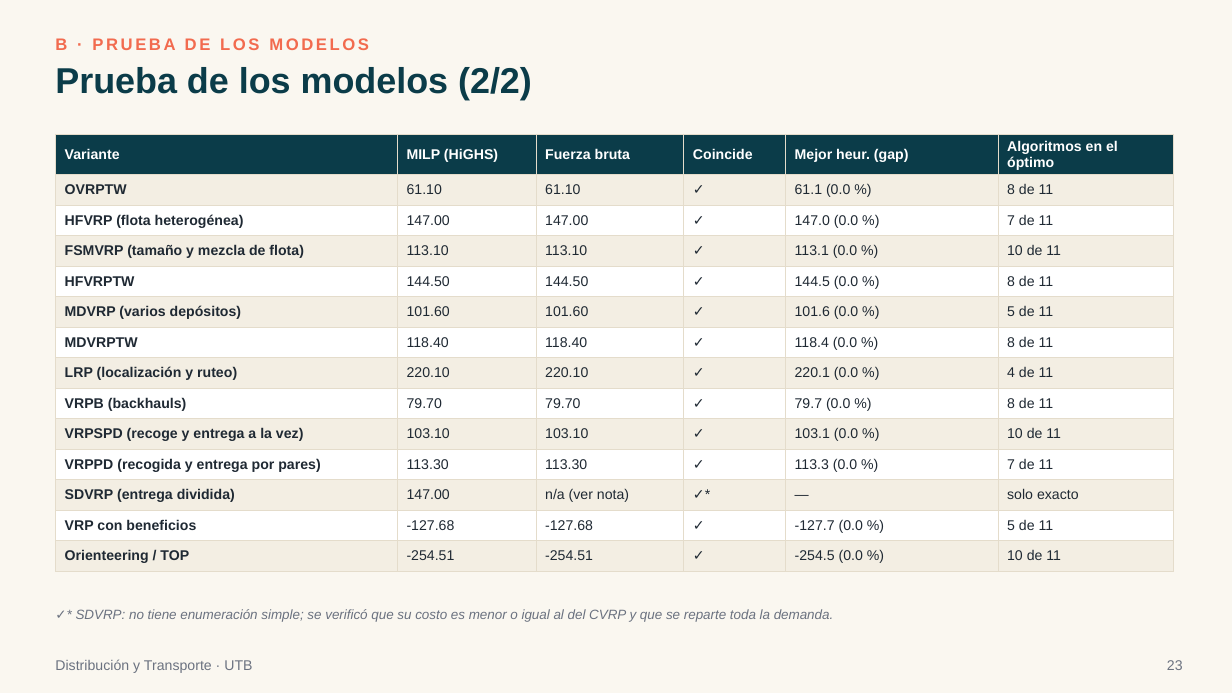
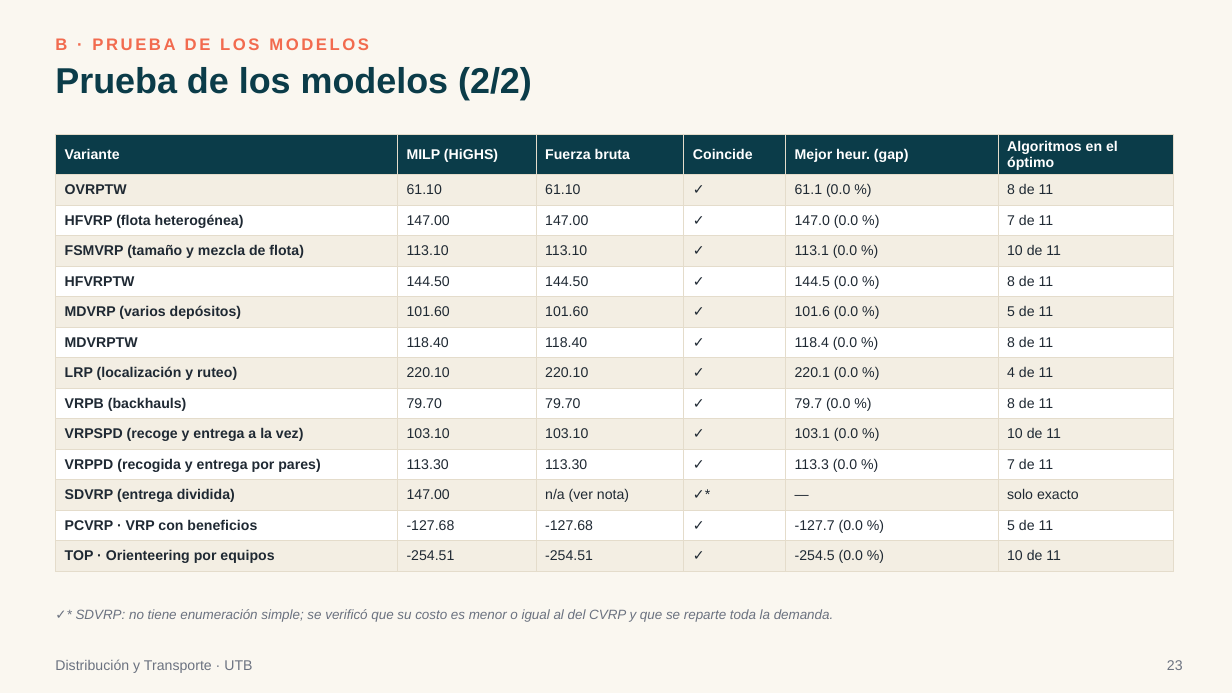
Before and after one commit to sebastianslg/grafosapp, a slide deck: slide 23 of Exposicion_Ruteo_de_Vehiculos.pptx. Drawn at 1232x693 pixels with LibreOffice and Linux fonts; fonts in the diff are those of the drawing. Boxes give left, top, right and bottom in pixels: in the first picture for what was removed or moved away, otherwise in the second. Text is boxed around its words. In the diff, an @@ line names an element or a change of style, - is before the commit and + after.

```diff
--- a/Exposicion_Ruteo_de_Vehiculos.pptx
+++ b/Exposicion_Ruteo_de_Vehiculos.pptx
@@ table at [55,134,1174,567] @@
-row 13, column 1: VRP con beneficios
+row 13, column 1: PCVRP · VRP con beneficios
-row 14, column 1: Orienteering / TOP
+row 14, column 1: TOP · Orienteering por equipos
```
Also in this commit, not shown: 7 other slides changed, 3 other files.
